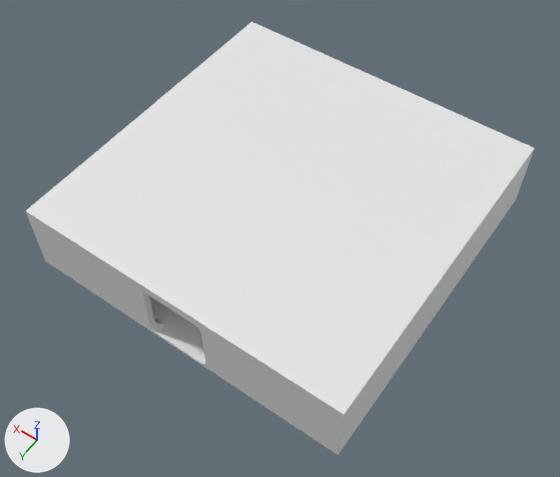
The FBX model BlenderFiles/Exports/medbay.fbx: old version first, new version second.
Both versions are drawn from a 50 mm lens placed at (-15.83, 8.25, 21.63), pointed at (-6.29, -5.1, 0.65). The axes (+X, +Y, +Z) are drawn at lower left. The lights are the same throughout. Where no turn or scale is listed for an object, it has been applied to the vertices.

The older version as bpy lines, for what is in view:
```python
me_medbay = bpy.data.meshes.new('medbay')
me_medbay.from_pydata(...)  # 593 vertices, 540 faces; spans x -12.0..0.0, y -12.0..0.0, z 0.0..2.7
me_medbay.materials.append(mat_material)  # white #e7e7e7
ob_medbay = bpy.data.objects.new('medbay', me_medbay)
ob_medbay.location = (0.0, 0.0, 0.0)
```
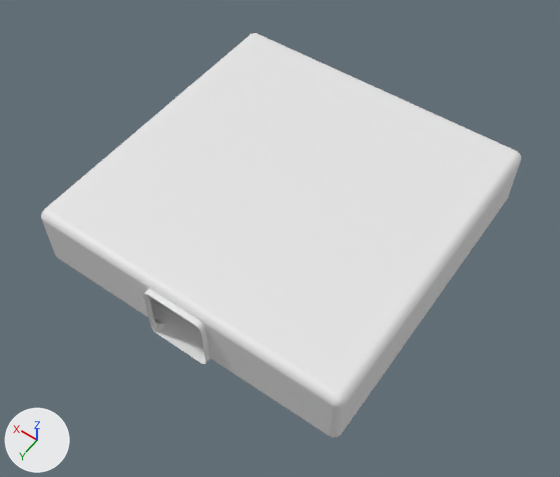
Where the change shows, as pixel boxes [x1, y1, x2, y2] in the pictures (560 x 477 px):
```json
{"object": "medbay", "change": "reshaped", "before": [26, 22, 534, 455], "after": [41, 33, 521, 438], "on screen": "6% shorter"}
{"part": 1, "of": "me_medbay", "change": "cut back", "before": [26, 22, 534, 455], "after": [149, 296, 210, 363]}
```

Edits to the scene script, one JSON object a line:
```json
{"op": "add", "block": "mat_wall", "code": ["mat_wall = principled_material('Wall')", "mat_wall.base_color = (0.8, 0.8, 0.8)  # white #e7e7e7"]}
{"op": "add", "block": "mat_ceiling", "code": ["mat_ceiling = principled_material('Ceiling')", "mat_ceiling.base_color = (0.8, 0.8, 0.8)  # white #e7e7e7"]}
{"block": "me_medbay", "where": "# used by ob_medbay; location = (0.0, 0.0, 0.0)"}
{"op": "remove", "block": "me_medbay", "code": "me_medbay.from_pydata(...)  # 593 vertices, 540 faces; spans x -12.0..0.0, y -12.0..0.0, z 0.0..2.7"}
{"op": "add", "block": "me_medbay", "code": "me_medbay.from_pydata(...)  # 585 vertices, 533 faces; spans x -11.8..-0.2, y -11.8..0.0, z 0.1..2.6"}
{"block": "me_medbay", "change": "me_medbay part 1"}
{"block": "me_medbay", "change": "16 vertices are removed from x -12.0..0.0, y -12.0..0.0, z 0.0..2.7"}
{"block": "me_medbay", "change": "16 faces are deleted"}
{"block": "me_medbay", "change": "1 vertex moves from x -5.12, y -0.58, z 0.1 to x -5.12, y -0.48, z 0.1"}
{"block": "me_medbay", "change": "8 vertices are added at x -7.12..-5.1, y -0.48..0.0, z 0.1..0.33"}
{"block": "me_medbay", "change": "4 new faces join them, mat_material (white #e7e7e7)"}
{"block": "me_medbay", "change": "5 new faces join them, mat_wall (white #e7e7e7)"}
{"op": "add", "block": "me_medbay", "code": "me_medbay.materials.append(mat_wall)  # white #e7e7e7"}
{"op": "add", "block": "me_medbay", "code": "me_medbay.materials.append(mat_ceiling)  # white #e7e7e7"}
```
